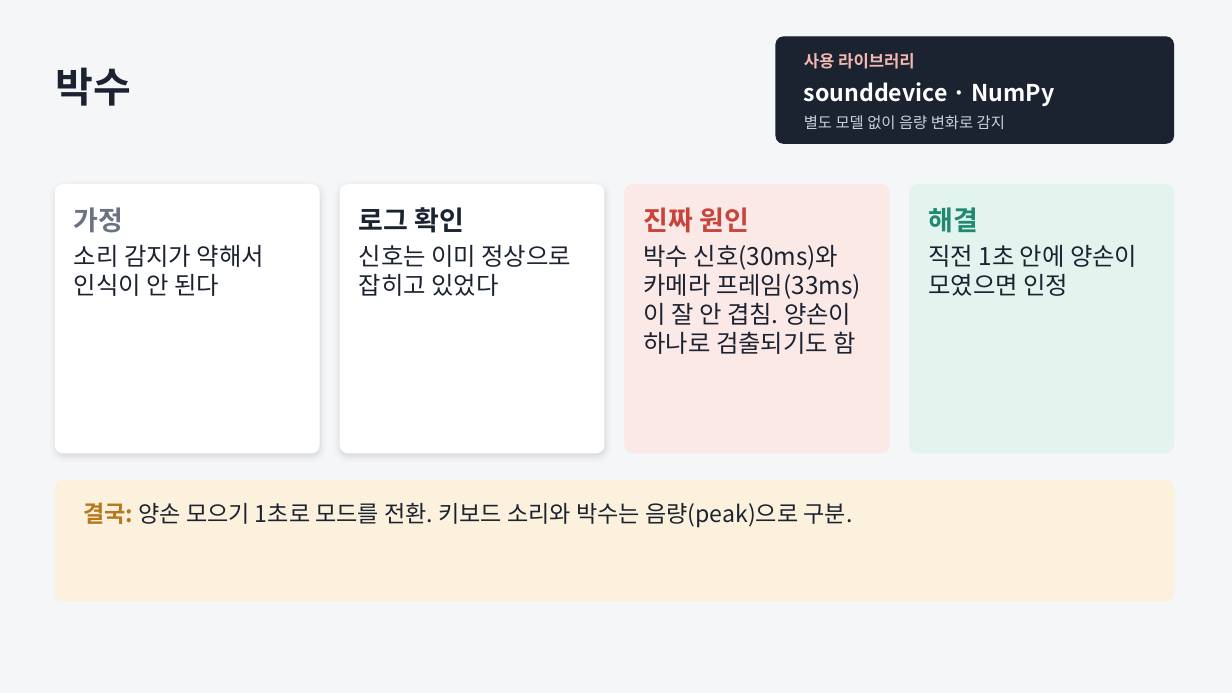
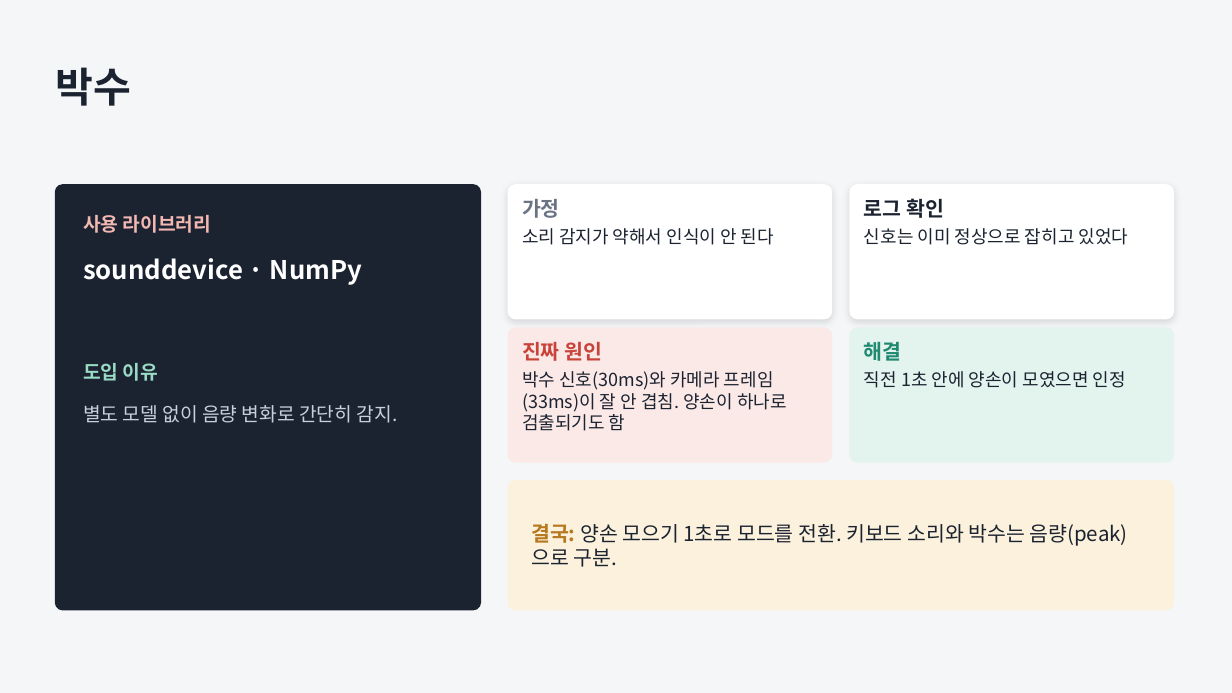
Before and after one commit to JungUH-0/JungPra, a slide deck: slide 11 of pythonpra/myproject/ppt/assistant_process.pptx. Drawn at 1232x693 pixels with LibreOffice and Linux fonts; fonts in the diff are those of the drawing. Boxes give left, top, right and bottom in pixels: in the first picture for what was removed or moved away, otherwise in the second. Text is boxed around its words. In the diff, an @@ line names an element or a change of style, - is before the commit and + after.

```diff
--- a/pythonpra/myproject/ppt/assistant_process.pptx
+++ b/pythonpra/myproject/ppt/assistant_process.pptx
@@ rounded rectangle: place and size @@
-rounded rectangle at <box>776,37,1174,143</box>
+rounded rectangle at <box>55,185,481,610</box>
@@ rounded rectangle removed at <box>55,185,319,453</box> @@
@@ rounded rectangle removed at <box>340,185,604,453</box> @@
@@ rounded rectangle added at <box>508,185,832,319</box>, fill #FFFFFF, outline #FFFFFF 1 pt @@
@@ text "가정": place and size @@
-text "가정" at <box>74,207,264,296</box>
+text "가정" at <box>522,199,774,245</box>
@@ text "가정" at <box>522,199,774,245</box>: size 21 to 16 pt in "가정"; size 19 to 14 pt in "소리 감지가 약해서 인식이 안 된다" @@
@@ rounded rectangle added at <box>850,185,1174,319</box>, fill #FFFFFF, outline #FFFFFF 1 pt @@
@@ text "로그 확인": place and size @@
-text "로그 확인" at <box>359,207,572,296</box>
+text "로그 확인" at <box>864,198,1129,245</box>
@@ text "로그 확인" at <box>864,198,1129,245</box>: size 21 to 16 pt in "로그 확인"; size 19 to 14 pt in "신호는 이미 정상으로 잡히고 있었다" @@
@@ text "사용 라이브러리": place and size @@
-text "사용 라이브러리" at <box>804,53,915,69</box>
+text "사용 라이브러리" at <box>83,215,212,233</box>
@@ text "사용 라이브러리" at <box>83,215,212,233</box>: size 13 to 15 pt @@
@@ text "sounddevice · NumPy": place and size @@
-text "sounddevice · NumPy" at <box>804,82,1055,106</box>
+text "sounddevice · NumPy" at <box>83,258,362,285</box>
@@ text "sounddevice · NumPy" at <box>83,258,362,285</box>: size 18 to 20 pt @@
@@ proportions changed in 4 elements at <box>55,185,481,610</box>, <box>508,481,1174,610</box>, <box>850,328,1174,462</box>, <box>508,328,832,462</box> @@
@@ rounded rectangle: place and size @@
-rounded rectangle at <box>625,185,888,453</box>
+rounded rectangle at <box>508,328,832,462</box>
@@ rounded rectangle: place and size @@
-rounded rectangle at <box>910,185,1174,453</box>
+rounded rectangle at <box>850,328,1174,462</box>
@@ text "진짜 원인": place and size @@
-text "진짜 원인" at <box>644,207,861,354</box>
+text "진짜 원인" at <box>522,342,787,431</box>
@@ text "진짜 원인" at <box>522,342,787,431</box>: size 21 to 16 pt in "진짜 원인"; size 19 to 14 pt @@
@@ text "해결": place and size @@
-text "해결" at <box>928,207,1137,296</box>
+text "해결" at <box>864,342,1126,388</box>
@@ text "해결" at <box>864,342,1126,388</box>: size 21 to 16 pt in "해결"; size 19 to 14 pt in "직전 1초 안에 양손이 모였으면 인정" @@
@@ text added at <box>83,363,158,381</box>, 15 pt, text #9ADBC6, bold @@
+도입 이유
@@ text at <box>83,405,398,423</box>: text changed; size 12 to 15 pt @@
-별도 모델 없이 음량 변화로 감지
+별도 모델 없이 음량 변화로 간단히 감지.
@@ rounded rectangle: place and size @@
-rounded rectangle at <box>55,481,1174,601</box>
+rounded rectangle at <box>508,481,1174,610</box>
@@ text "결국: 양손 모으기 1초로 모드를 ...": place and size @@
-text "결국: 양손 모으기 1초로 모드를 ..." at <box>83,502,853,527</box>
+text "결국: 양손 모으기 1초로 모드를 ..." at <box>531,524,1128,567</box>
@@ text "결국: 양손 모으기 1초로 모드를 ..." at <box>531,524,1128,567</box>: size 18 to 16 pt; vertical alignment top to middle @@
```
Also in this commit, not shown: 3 other slides changed, 3 other files.
